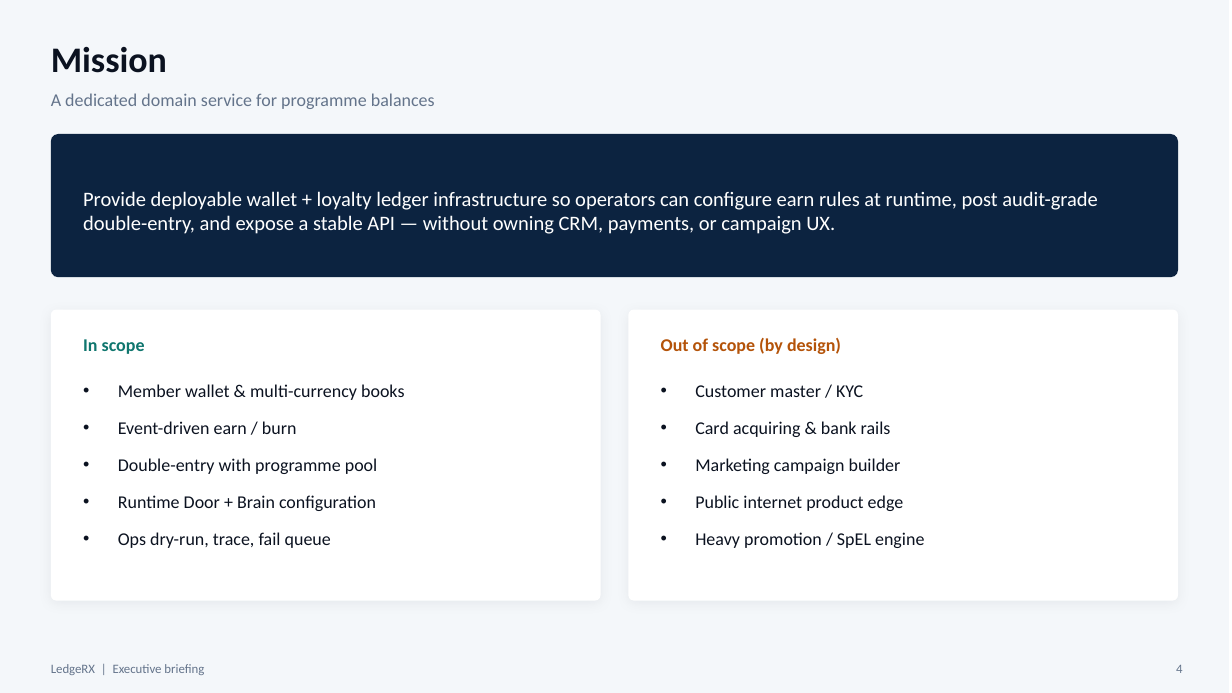
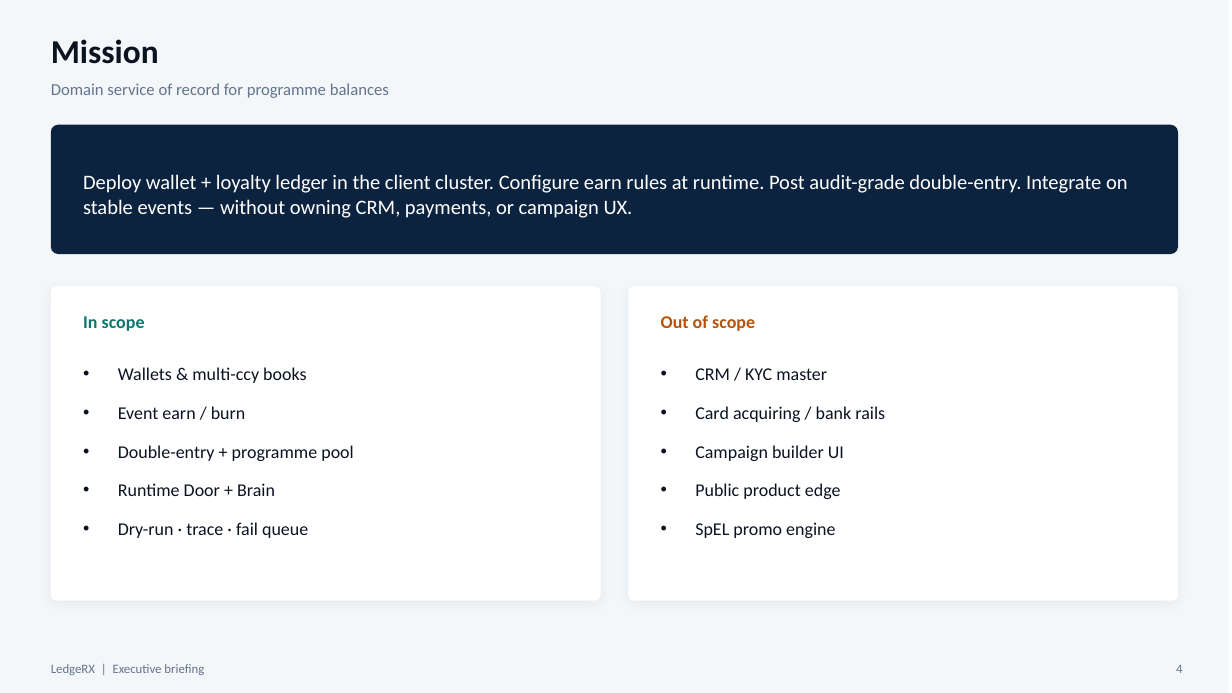
Before and after one commit to yky32/ledger-engine, a slide deck: slide 4 of docs/decks/LedgeRX-Executive-Briefing-v2.pptx. Drawn at 1232x693 pixels with LibreOffice and Linux fonts; fonts in the diff are those of the drawing. Boxes give left, top, right and bottom in pixels: in the first picture for what was removed or moved away, otherwise in the second. Text is boxed around its words. In the diff, an @@ line names an element or a change of style, - is before the commit and + after.

Commit message:
docs: CTO Netflix-style microservices landscape slide

```diff
--- a/docs/decks/LedgeRX-Executive-Briefing-v2.pptx
+++ b/docs/decks/LedgeRX-Executive-Briefing-v2.pptx
@@ text "Mission" at [51, 39, 159, 64]: size 28 to 26 pt @@
@@ text at [51, 83, 389, 98]: text changed; size 14 to 13 pt @@
-A dedicated domain service for programme balances
+Domain service of record for programme balances
@@ proportions changed in 3 elements at [51, 287, 601, 601], [628, 287, 1178, 601], [51, 125, 1178, 254] @@
@@ rounded rectangle: place and size @@
-rounded rectangle at [51, 134, 1178, 277]
+rounded rectangle at [51, 125, 1178, 254]
@@ text at [83, 174, 1128, 218]: text changed @@
-Provide deployable wallet + loyalty ledger infrastructure so operators can configure earn rules at runtime, post audit-grade double-entry, and expose a stable API — without owning CRM, payments, or campaign UX.
+Deploy wallet + loyalty ledger in the client cluster. Configure earn rules at runtime. Post audit-grade double-entry. Integrate on stable events — without owning CRM, payments, or campaign UX.
@@ rounded rectangle: place and size @@
-rounded rectangle at [51, 310, 601, 601]
+rounded rectangle at [51, 287, 601, 601]
@@ rounded rectangle: place and size @@
-rounded rectangle at [628, 310, 1178, 601]
+rounded rectangle at [628, 287, 1178, 601]
@@ text "In scope": place and size @@
-text "In scope" at [83, 339, 145, 354]
+text "In scope" at [83, 316, 145, 331]
@@ text at [661, 315, 755, 331]: text changed @@
-Out of scope (by design)
+Out of scope
@@ text at [118, 367, 306, 383]: text changed @@
-• Member wallet & multi-currency books
+• Wallets & multi-ccy books
@@ text at [695, 368, 827, 380]: text changed @@
-• Customer master / KYC
+• CRM / KYC master
@@ text at [118, 406, 246, 419]: text changed @@
-• Event-driven earn / burn
+• Event earn / burn
@@ text at [695, 406, 885, 422]: text changed @@
-• Card acquiring & bank rails
+• Card acquiring / bank rails
@@ text at [118, 445, 354, 461]: text changed @@
-• Double-entry with programme pool
+• Double-entry + programme pool
@@ text at [695, 445, 844, 461]: text changed @@
-• Marketing campaign builder
+• Campaign builder UI
@@ text at [118, 483, 275, 496]: text changed @@
-• Runtime Door + Brain configuration
+• Runtime Door + Brain
@@ text at [695, 483, 841, 499]: text changed @@
-• Public internet product edge
+• Public product edge
@@ text at [118, 522, 308, 538]: text changed @@
-• Ops dry-run, trace, fail queue
+• Dry-run · trace · fail queue
@@ text at [695, 522, 835, 538]: text changed @@
-• Heavy promotion / SpEL engine
+• SpEL promo engine
```
Also in this commit, not shown: 11 other slides changed, 2 slides added, 2 slides removed, 1 other file.
